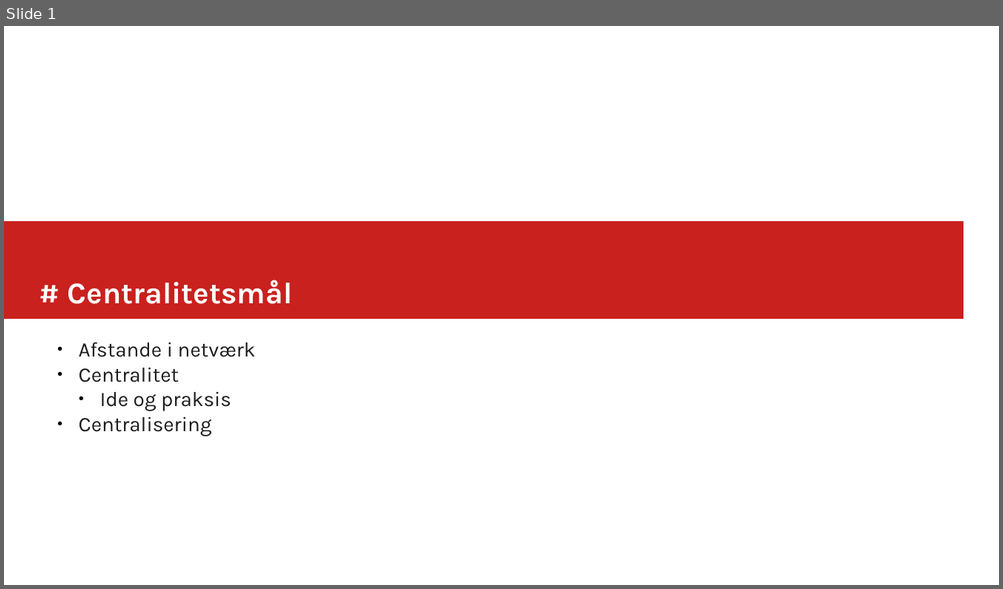
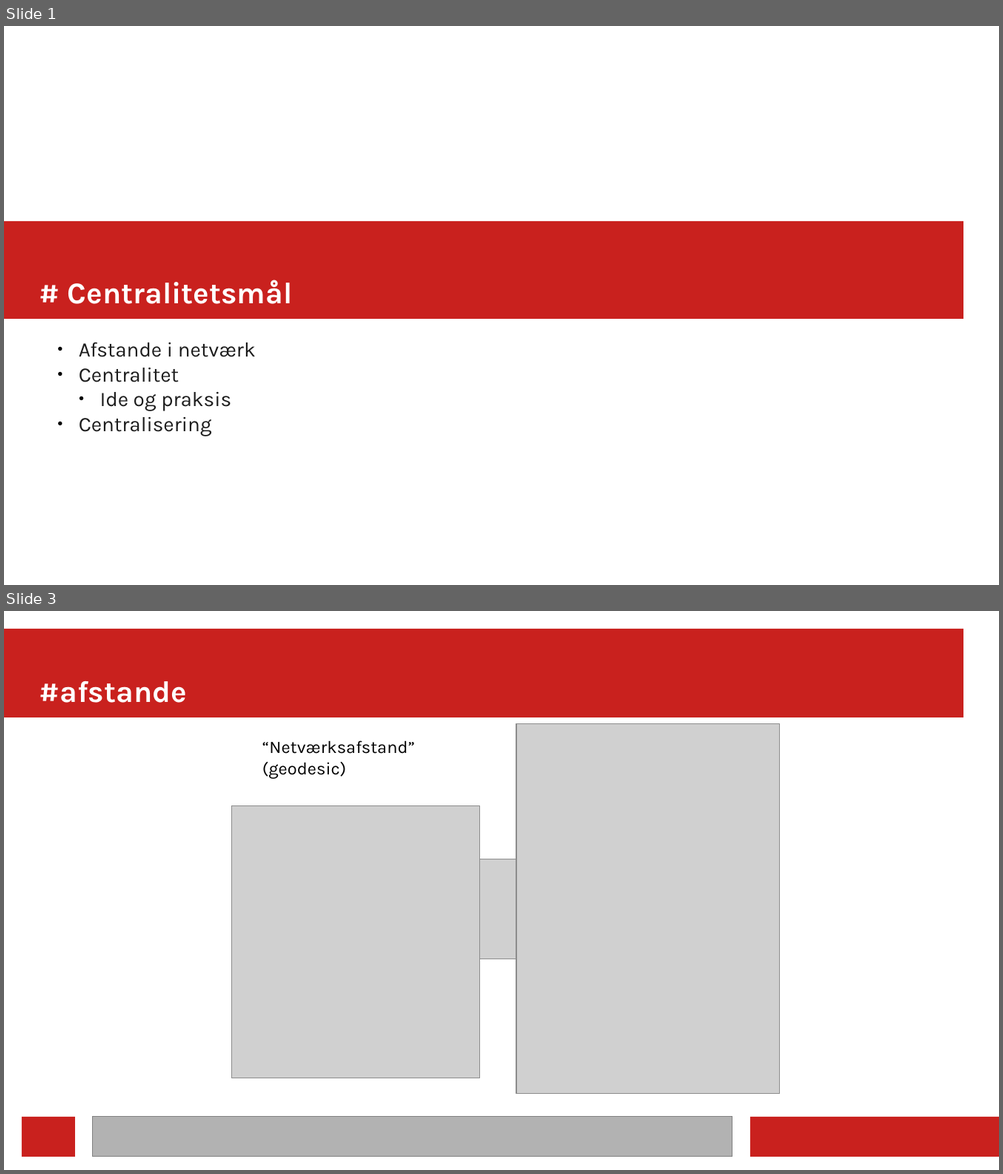
Before and after one commit to JacobLunding/netvaerksanalyse_cbs, a slide deck: presentations/Session4.pptx. Shown one above the other, each under a label of ours: slide 1 before the commit, slides 1 and 3 after it; the slides between them are not shown. The pictures are 1003x589 and 1003x1174 pixels, drawn with LibreOffice and Linux fonts; fonts in the diff are those of the drawing; grey boxes stand for pictures. Boxes give left, top, right and bottom in pixels: in the first picture for what was removed or moved away, otherwise in the second. Text is boxed around its words. In the diff, an @@ line names an element or a change of style, - is before the commit and + after.

```diff
--- a/presentations/Session4.pptx
+++ b/presentations/Session4.pptx
@@ slide 3 added at (x1=4, y1=611, x2=999, y2=1170), background #FFFFFF @@
@@ rectangle added at (x1=4, y1=629, x2=963, y2=718), fill #C9211E @@
@@ text added at (x1=40, y1=681, x2=187, y2=703), 24 pt, text #FFFFFF, bold @@
+#afstande
@@ text added at (x1=262, y1=741, x2=415, y2=779), 14 pt, text #000000 @@
+“Netværksafstand” (geodesic)
@@ picture added at (x1=517, y1=723, x2=780, y2=1093) @@
@@ picture added at (x1=231, y1=806, x2=480, y2=1079) @@
@@ picture added at (x1=443, y1=859, x2=547, y2=960) @@
@@ rectangle added at (x1=22, y1=1117, x2=75, y2=1157), fill #C9211E @@
@@ rectangle added at (x1=93, y1=1117, x2=732, y2=1157), fill #B2B2B2, outline #808080 0 pt @@
@@ rectangle added at (x1=751, y1=1117, x2=999, y2=1157), fill #C9211E @@
```
Also in this commit, not shown: 3 other slides added, 3 slides removed, 40 other files.
